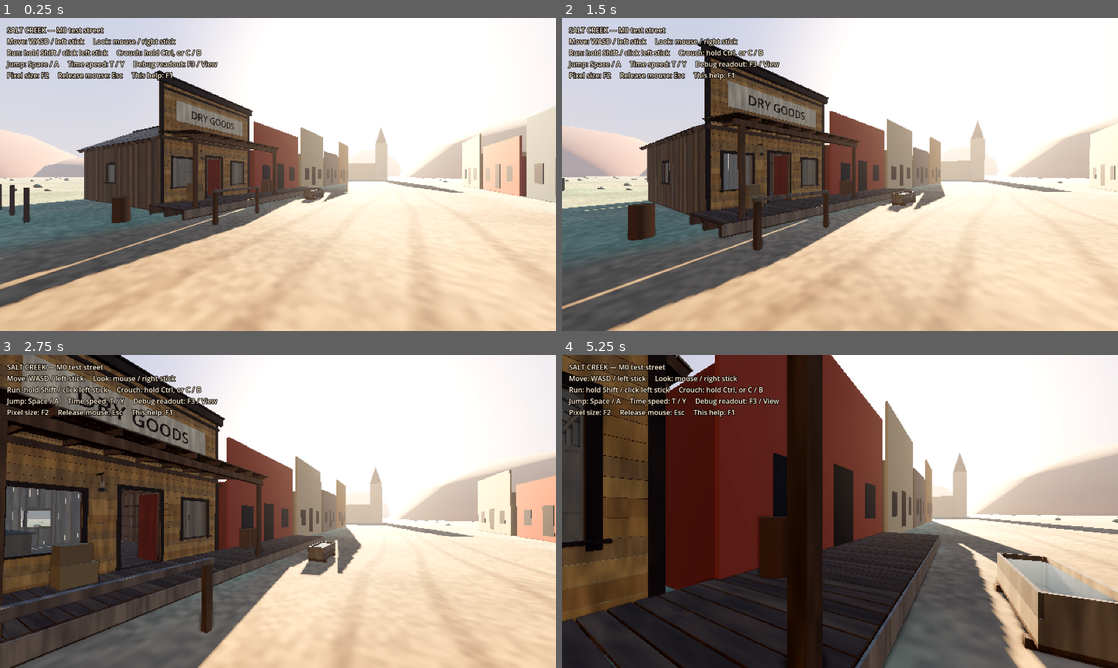
Above: before the commit, frames 1-4 (two rows, left to right).
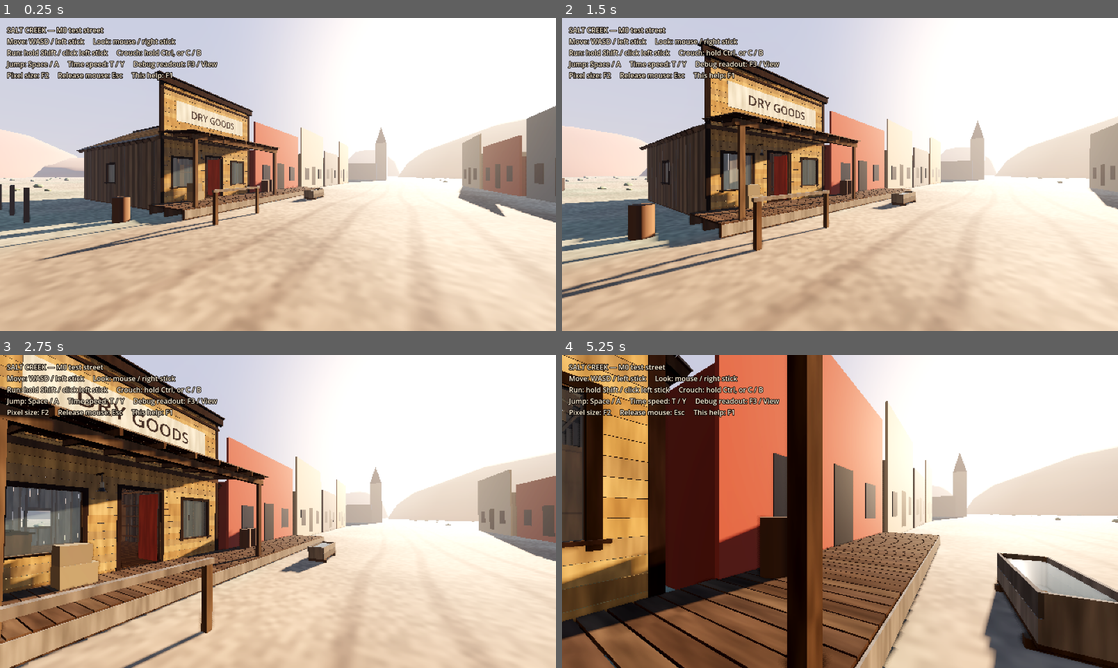
Above: after the commit, the same moments.

Repository: Kokanee25/Western
Game: Godot game, scene res://scenes/main.tscn
Same seed, same stepped clock (60 frames per second), same inputs: the game is played once before the commit and once after it.
Inputs (mouse positions are in pixels of both pictures, inside the frame that each line leads up to):
- Up to frame 1 (0.25 s): no input
- Up to frame 2 (1.5 s): tap Enter at 0.5 s; move the mouse to (867, 174) at 0.52 s; hold W (move_forward) from 0.53 s (still down); tap Space (jump) at 0.6, 0.77, 1.07 s; click (867, 174) at 0.67 s; move the mouse to (812, 174) at 1.27 s; tap Ctrl (crouch) at 1.35 s
- Up to frame 3 (2.75 s): keep holding W (move_forward); tap Space (jump) at 1.52, 1.55, 1.82, 2.3 s; move the mouse to (289, 505) at 2.02 s; tap C (crouch_toggle) at 2.1 s
- Up to frame 4 (5.25 s): keep holding W (move_forward); move the mouse to (834, 517) at 2.77 s; tap Shift (run) at 2.85 s; click (834, 517) at 2.92 s; tap Space (jump) at 3.02, 3.05, 3.32, 3.6, 3.77, 4.07, 4.52, 4.55, 4.82 s; move the mouse to (878, 514) at 3.52 s; move the mouse to (795, 508) at 4.27 s; tap Ctrl (crouch) at 4.35 s; move the mouse to (845, 511) at 5.02 s; tap C (crouch_toggle) at 5.1 s; click (845, 511) at 5.17 s

The runs differ from the first frame. In frame 1, 26% of the frame differs, in the area x 0-100%, y 0-93%; in frame 2, 29%; in frame 3, 43%; in frame 4, 55%, in the area x 0-100%, y 0-100%.

Commit message:
M0: lighting pass from rendered checks, status update
Co-Authored-By: Claude Opus 5.5 <noreply@anthropic.com>
Claude-Session: https://claude.ai/code/session_01VdXymrDCvDUS7NSAs9dN8B

Diff:
--- a/config/day_cycle.tres
+++ b/config/day_cycle.tres
@@ -4,15 +4,15 @@
 
 [sub_resource type="Gradient" id="Gradient_sun"]
 offsets = PackedFloat32Array(0, 0.225, 0.245, 0.3, 0.5, 0.7, 0.755, 0.775, 0.8, 1)
-colors = PackedColorArray(1, 0.45, 0.25, 1, 1, 0.45, 0.25, 1, 1, 0.55, 0.3, 1, 1, 0.84, 0.66, 1, 1, 0.96, 0.9, 1, 1, 0.9, 0.74, 1, 1, 0.68, 0.38, 1, 1, 0.46, 0.2, 1, 1, 0.4, 0.2, 1, 1, 0.45, 0.25, 1)
+colors = PackedColorArray(1, 0.45, 0.25, 1, 1, 0.45, 0.25, 1, 1, 0.55, 0.3, 1, 1, 0.84, 0.66, 1, 1, 0.96, 0.9, 1, 1, 0.9, 0.74, 1, 1, 0.68, 0.38, 1, 1, 0.55, 0.3, 1, 1, 0.5, 0.3, 1, 1, 0.45, 0.25, 1)
 
 [sub_resource type="Gradient" id="Gradient_top"]
 offsets = PackedFloat32Array(0, 0.2, 0.225, 0.245, 0.3, 0.5, 0.7, 0.755, 0.775, 0.8, 0.83, 1)
-colors = PackedColorArray(0.015, 0.02, 0.06, 1, 0.02, 0.025, 0.07, 1, 0.07, 0.07, 0.18, 1, 0.22, 0.27, 0.5, 1, 0.3, 0.48, 0.78, 1, 0.26, 0.47, 0.82, 1, 0.3, 0.48, 0.8, 1, 0.28, 0.36, 0.64, 1, 0.22, 0.17, 0.42, 1, 0.11, 0.07, 0.24, 1, 0.03, 0.035, 0.09, 1, 0.015, 0.02, 0.06, 1)
+colors = PackedColorArray(0.03, 0.045, 0.12, 1, 0.035, 0.05, 0.13, 1, 0.08, 0.08, 0.2, 1, 0.22, 0.27, 0.5, 1, 0.24, 0.43, 0.76, 1, 0.19, 0.4, 0.8, 1, 0.24, 0.43, 0.78, 1, 0.28, 0.36, 0.64, 1, 0.22, 0.18, 0.44, 1, 0.12, 0.09, 0.28, 1, 0.045, 0.06, 0.15, 1, 0.03, 0.045, 0.12, 1)
 
 [sub_resource type="Gradient" id="Gradient_horizon"]
 offsets = PackedFloat32Array(0, 0.2, 0.225, 0.245, 0.3, 0.5, 0.7, 0.755, 0.775, 0.8, 0.83, 1)
-colors = PackedColorArray(0.04, 0.05, 0.11, 1, 0.05, 0.05, 0.12, 1, 0.3, 0.18, 0.28, 1, 0.95, 0.55, 0.3, 1, 0.78, 0.78, 0.8, 1, 0.74, 0.8, 0.86, 1, 0.82, 0.78, 0.72, 1, 0.96, 0.66, 0.4, 1, 1, 0.42, 0.2, 1, 0.55, 0.22, 0.32, 1, 0.08, 0.07, 0.16, 1, 0.04, 0.05, 0.11, 1)
+colors = PackedColorArray(0.06, 0.08, 0.17, 1, 0.07, 0.08, 0.18, 1, 0.3, 0.2, 0.32, 1, 0.92, 0.55, 0.32, 1, 0.74, 0.76, 0.8, 1, 0.64, 0.74, 0.86, 1, 0.8, 0.76, 0.72, 1, 0.95, 0.66, 0.42, 1, 0.92, 0.5, 0.3, 1, 0.45, 0.27, 0.42, 1, 0.12, 0.12, 0.24, 1, 0.06, 0.08, 0.17, 1)
 
 [resource]
 script = ExtResource("1_cfg")
@@ -22,13 +22,13 @@
 sun_tilt_degrees = 35.0
 day_bias = 0.1
 sun_max_energy = 1.6
-moon_max_energy = 0.22
+moon_max_energy = 0.45
 moon_color = Color(0.55, 0.65, 1, 1)
 sun_color = SubResource("Gradient_sun")
 sky_top = SubResource("Gradient_top")
 sky_horizon = SubResource("Gradient_horizon")
 ambient_energy_day = 1.0
-ambient_energy_night = 1.6
+ambient_energy_night = 2.5
 fog_density = 0.0035
 volumetric_fog_density = 0.012
 star_strength = 1.2
--- a/scenes/test_street.tscn
+++ b/scenes/test_street.tscn
@@ -38,15 +38,15 @@
 fog_light_color = Color(0.8, 0.75, 0.7, 1)
 fog_density = 0.0035
 fog_sun_scatter = 0.25
-fog_aerial_perspective = 0.4
+fog_aerial_perspective = 0.25
 volumetric_fog_enabled = true
-volumetric_fog_density = 0.012
-volumetric_fog_albedo = Color(0.9, 0.8, 0.65, 1)
+volumetric_fog_density = 0.006
+volumetric_fog_albedo = Color(0.8, 0.75, 0.68, 1)
 volumetric_fog_length = 48.0
 volumetric_fog_ambient_inject = 0.15
 adjustment_enabled = true
 adjustment_contrast = 1.08
-adjustment_saturation = 1.1
+adjustment_saturation = 1.0
 
 [sub_resource type="ShaderMaterial" id="ShaderMaterial_ground"]
 render_priority = 0
@@ -73,7 +73,6 @@
 shadow_normal_bias = 1.2
 directional_shadow_mode = 2
 directional_shadow_max_distance = 90.0
-light_angular_distance = 0.5
 
 [node name="Moon" type="DirectionalLight3D" parent="."]
 light_color = Color(0.55, 0.65, 1, 1)
--- a/src/player/player_body.gd
+++ b/src/player/player_body.gd
@@ -10,7 +10,7 @@
 const SHIN := 0.41
 ## The body sits a little behind the eyes; looking down pushes it further back so you see your boots.
 const BACK_OFFSET := 0.08
-const LOOK_DOWN_BACK_OFFSET := 0.14
+const LOOK_DOWN_BACK_OFFSET := 0.26
 
 var _hips: Node3D
 var _torso: Node3D
--- a/src/structures/false_front_building.gd
+++ b/src/structures/false_front_building.gd
@@ -94,6 +94,27 @@
 	_build_roof(tanp)
 	_build_porch()
 	_build_furniture()
+	_add_interior_ambient()
+
+
+## The sky's ambient light shouldn't fill the inside of a closed building. This probe replaces it
+## indoors with a dim warm bounce that DayCycle scales with daylight.
+func _add_interior_ambient() -> void:
+	var probe := ReflectionProbe.new()
+	probe.name = "InteriorAmbient"
+	var ridge := wall_height + width * 0.5 * tan(deg_to_rad(roof_pitch_degrees))
+	probe.size = Vector3(width - STUD_D * 2.0, ridge, depth - STUD_D * 2.0)
+	probe.position = Vector3(width * 0.5, ridge * 0.5, depth * 0.5)
+	probe.interior = true
+	probe.box_projection = true
+	probe.intensity = 0.4
+	probe.blend_distance = 0.3
+	probe.ambient_mode = ReflectionProbe.AMBIENT_COLOR
+	probe.ambient_color = Color(1.0, 0.82, 0.62)
+	probe.ambient_color_energy = 0.45
+	probe.update_mode = ReflectionProbe.UPDATE_ONCE
+	probe.add_to_group(&"interior_ambient")
+	add_child(probe)
 
 
 ## A wall is a line of framing. Positions on it are (x along, y up, d outward from the stud face).
--- a/src/structures/wood_materials.gd
+++ b/src/structures/wood_materials.gd
@@ -35,7 +35,8 @@
 		m.uv1_triplanar = true
 		m.uv1_world_triplanar = true
 		m.uv1_scale = Vector3(0.6, 0.6, 0.6)
-		m.roughness = 0.92
+		m.roughness = 0.95
+		m.metallic_specular = 0.2
 		_cache[key] = m
 	return _cache[key]
 
--- a/src/world/day_cycle.gd
+++ b/src/world/day_cycle.gd
@@ -51,9 +51,11 @@
 	time_of_day = fposmod(t, 24.0)
 
 
+## Jump the clock (debug, tests, waking up). Announces the hour so lamps and the like catch up.
 func set_time(hour: float) -> void:
 	time_of_day = fposmod(hour, 24.0)
 	apply_visuals()
+	Events.hour_changed.emit(get_hour())
 
 
 func set_time_scale(scale: float) -> void:
@@ -80,11 +82,11 @@
 
 
 ## Unit vector from the ground toward the sun. Rises in the east (+X), sets in the west (-X),
-## and arcs toward the south (+Z) by the tilt.
+## and arcs toward the south (-Z, across the street, so the storefronts get the sun) by the tilt.
 func get_sun_direction(hour: float = time_of_day) -> Vector3:
 	var h := (hour / 24.0 - 0.5) * TAU
 	var v := Vector3(-sin(h), cos(h) + config.day_bias, 0.0).normalized()
-	return v.rotated(Vector3.RIGHT, deg_to_rad(config.sun_tilt_degrees))
+	return v.rotated(Vector3.RIGHT, -deg_to_rad(config.sun_tilt_degrees))
 
 
 ## A full moon opposite the sun, for now.
@@ -127,8 +129,9 @@
 		env.fog_light_color = horizon.lerp(top, 0.3)
 		env.fog_density = config.fog_density
 		env.volumetric_fog_density = config.volumetric_fog_density
-		env.volumetric_fog_albedo = horizon.lerp(Color(0.9, 0.8, 0.65), 0.5)
 		env.ambient_light_energy = lerpf(config.ambient_energy_night, config.ambient_energy_day, daylight)
+		for probe in get_tree().get_nodes_in_group(&"interior_ambient"):
+			(probe as ReflectionProbe).ambient_color_energy = lerpf(config.interior_ambient_night, config.interior_ambient_day, daylight)
 		var sky_mat: ShaderMaterial = env.sky.sky_material as ShaderMaterial if env.sky else null
 		if sky_mat:
 			sky_mat.set_shader_parameter(&"top_color", top)
--- a/src/world/day_cycle_config.gd
+++ b/src/world/day_cycle_config.gd
@@ -17,13 +17,16 @@
 
 @export_group("Light")
 @export var sun_max_energy := 1.6
-@export var moon_max_energy := 0.22
+@export var moon_max_energy := 0.45
 @export var moon_color := Color(0.55, 0.65, 1.0)
 @export var sun_color: Gradient
 @export var sky_top: Gradient
 @export var sky_horizon: Gradient
 @export var ambient_energy_day := 1.0
-@export var ambient_energy_night := 1.6
+@export var ambient_energy_night := 2.5
+## Ambient light inside buildings (their interior probes), which the open sky doesn't reach.
+@export var interior_ambient_day := 0.45
+@export var interior_ambient_night := 0.04
 
 @export_group("Air")
 @export var fog_density := 0.0035
--- a/src/world/ground.gdshader
+++ b/src/world/ground.gdshader
@@ -4,8 +4,8 @@
 
 uniform vec3 dirt_color : source_color = vec3(0.6, 0.47, 0.33);
 uniform vec3 dirt_dark : source_color = vec3(0.4, 0.3, 0.21);
-uniform vec3 scrub_color : source_color = vec3(0.56, 0.52, 0.38);
-uniform vec3 sage_color : source_color = vec3(0.45, 0.47, 0.34);
+uniform vec3 scrub_color : source_color = vec3(0.62, 0.52, 0.38);
+uniform vec3 sage_color : source_color = vec3(0.52, 0.49, 0.35);
 uniform float road_center_z = -8.4;
 uniform float road_half_width = 6.0;
 
--- a/src/world/oil_lamp.gd
+++ b/src/world/oil_lamp.gd
@@ -63,6 +63,7 @@
 	base.mesh = base_mesh
 	base.material_override = metal
 	base.position.y = 0.04
+	base.cast_shadow = GeometryInstance3D.SHADOW_CASTING_SETTING_OFF
 	add_child(base)
 
 	_flame_material = StandardMaterial3D.new()
--- a/src/world/sky.gdshader
+++ b/src/world/sky.gdshader
@@ -29,7 +29,7 @@
 	vec3 sd = normalize(sun_dir);
 	float sun_dot = max(dot(d, sd), 0.0);
 	float sun_up = smoothstep(-0.25, 0.05, sd.y);
-	col += sun_color * pow(sun_dot, 12.0) * 0.45 * sun_up;
+	col += sun_color * pow(sun_dot, 12.0) * 0.3 * sun_up;
 	col += sun_color * pow(sun_dot, 3.0) * 0.12 * sun_up * (1.0 - clamp(h * 3.0, 0.0, 1.0));
 	float disk = smoothstep(cos(sun_size), cos(sun_size * 0.7), sun_dot);
 	col = mix(col, sun_color * 8.0, disk * step(-0.02, h));
--- a/src/world/street_scenery.gd
+++ b/src/world/street_scenery.gd
@@ -141,8 +141,10 @@
 	mesh.radial_segments = 7
 	mesh.rings = 3
 	var mat := StandardMaterial3D.new()
+	mat.albedo_color = Color(0.4, 0.44, 0.31)
 	mat.vertex_color_use_as_albedo = true
 	mat.roughness = 1.0
+	mat.metallic_specular = 0.1
 	mesh.material = mat
 	mm.mesh = mesh
 	var transforms: Array[Transform3D] = []
@@ -156,7 +158,7 @@
 		var s := _rng.randf_range(0.4, 1.3)
 		var t := Transform3D(Basis.from_scale(Vector3(s, s * _rng.randf_range(0.6, 0.9), s)).rotated(Vector3.UP, _rng.randf() * TAU), p + Vector3(0, s * 0.15, 0))
 		transforms.append(t)
-		colors.append(Color(0.42, 0.46, 0.33).lerp(Color(0.55, 0.52, 0.4), _rng.randf()))
+		colors.append(Color(1, 1, 1).lerp(Color(1.25, 1.15, 1.1), _rng.randf()))
 	mm.instance_count = transforms.size()
 	for i in transforms.size():
 		mm.set_instance_transform(i, transforms[i])
--- a/tests/test_day_cycle.gd
+++ b/tests/test_day_cycle.gd
@@ -36,6 +36,7 @@
 func test_day_is_45_minutes() -> void:
 	check_near(clock.config.day_length_seconds, 45.0 * 60.0, 0.001, "config says 45 minutes")
 	clock.set_time(12.0)
+	hours.clear()
 	for i in 2700:
 		clock.advance(1.0)
 	check_near(clock.time_of_day, 12.0, 0.0001, "back to noon after 2700 real seconds")
@@ -46,6 +47,8 @@
 
 func test_an_hour_is_112_and_a_half_seconds() -> void:
 	clock.set_time(9.0)
+	check_eq(hours, [9] as Array[int], "jumping the clock announces the hour")
+	hours.clear()
 	clock.advance(112.5)
 	check_near(clock.time_of_day, 10.0, 0.0001, "one in-game hour")
 	check_eq(hours, [10] as Array[int], "hour 10 announced")
@@ -87,7 +90,7 @@
 	check(clock.get_sun_direction(6.5).x > 0.5 and clock.is_daytime(6.5), "morning sun in the east (+X)")
 	check(clock.get_sun_direction(18.0).x < -0.5 and clock.is_daytime(18.0), "evening sun in the west (-X)")
 	check(not clock.is_daytime(4.0) and not clock.is_daytime(21.0), "dark before dawn and after dusk")
-	check(clock.get_sun_direction(12.0).z > 0.3, "noon sun leans south (+Z)")
+	check(clock.get_sun_direction(12.0).z < -0.3, "noon sun leans south (-Z), onto the storefronts")
 	check(clock.get_moon_direction(0.0).y > 0.5, "moon up at midnight")
 
 
@@ -117,4 +120,8 @@
 	check(lamp.lit, "lamp lit after 18:00")
 	check(lamp.should_be_lit(23) and lamp.should_be_lit(3), "lit through the night")
 	check(not lamp.should_be_lit(7) and not lamp.should_be_lit(12), "out in the day")
+	clock.set_time(12.0)
+	check(not lamp.lit, "jumping to noon puts it out")
+	clock.set_time(22.5)
+	check(lamp.lit, "jumping to night lights it")
 	lamp.queue_free()
--- a/tools/screenshots.gd
+++ b/tools/screenshots.gd
@@ -2,6 +2,7 @@
 ## Renders the test street from fixed views at several times of day and saves PNGs, for
 ## comparing against docs/concept/. Needs a real (or software) GPU, not --headless:
 ##   godot --path . -s res://tools/screenshots.gd -- --out=/some/dir [--scale=2]
+## Untyped on purpose: -s scripts compile before autoloads exist, so no DayCycle/Player types.
 ## The views: [name, hour, position, yaw degrees, pitch degrees].
 
 const VIEWS := [
@@ -34,8 +35,8 @@
 	await process_frame
 	Input.mouse_mode = Input.MOUSE_MODE_VISIBLE
 	var viewport: SubViewport = main.get_node(^"GameViewport")
-	var clock: DayCycle = main.get_node(^"GameViewport/TestStreet/DayCycle")
-	var player: Player = main.get_node(^"GameViewport/TestStreet/Player")
+	var clock = main.get_node(^"GameViewport/TestStreet/DayCycle")
+	var player = main.get_node(^"GameViewport/TestStreet/Player")
 	clock.set_physics_process(false)
 	player.input_enabled = false
 	for v in VIEWS:
Not shown, changed: CLAUDE.md
